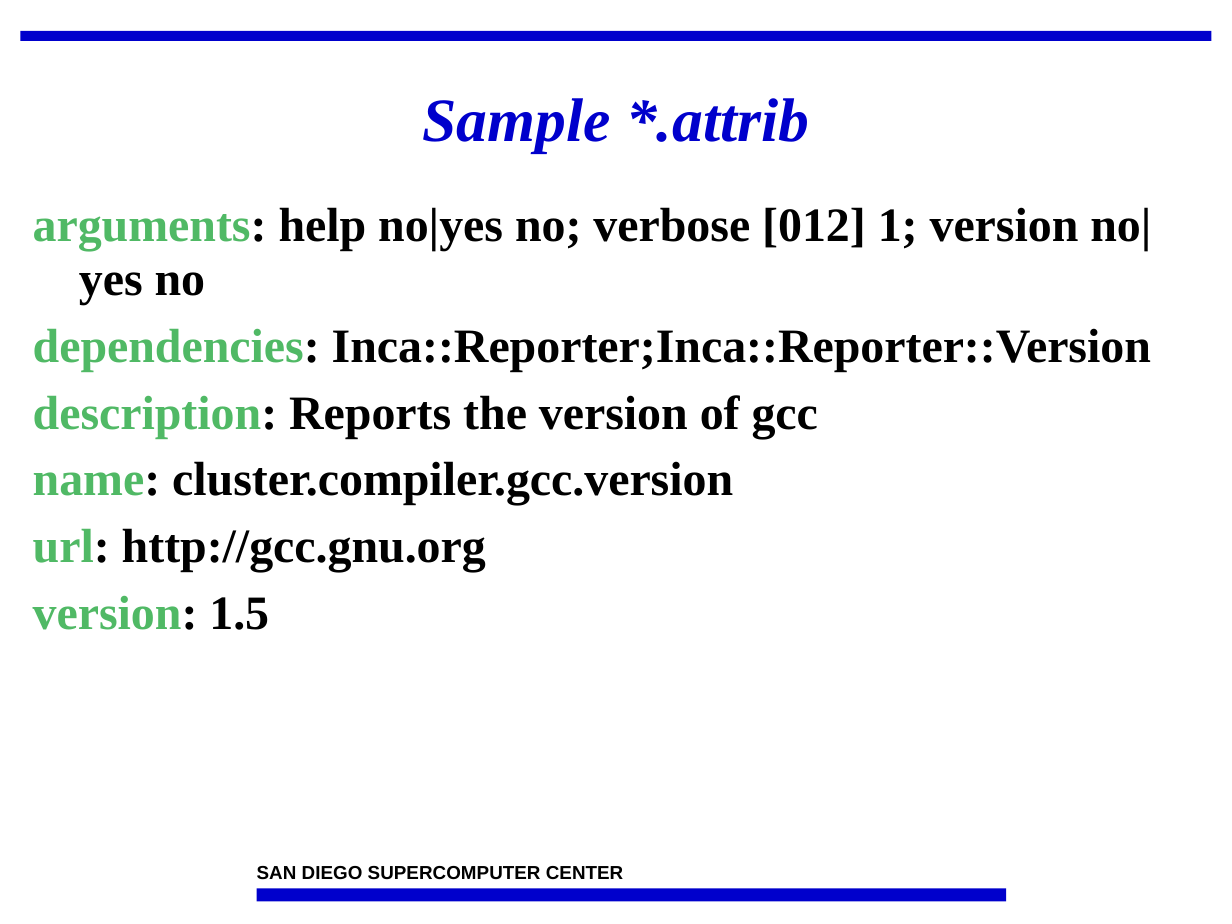
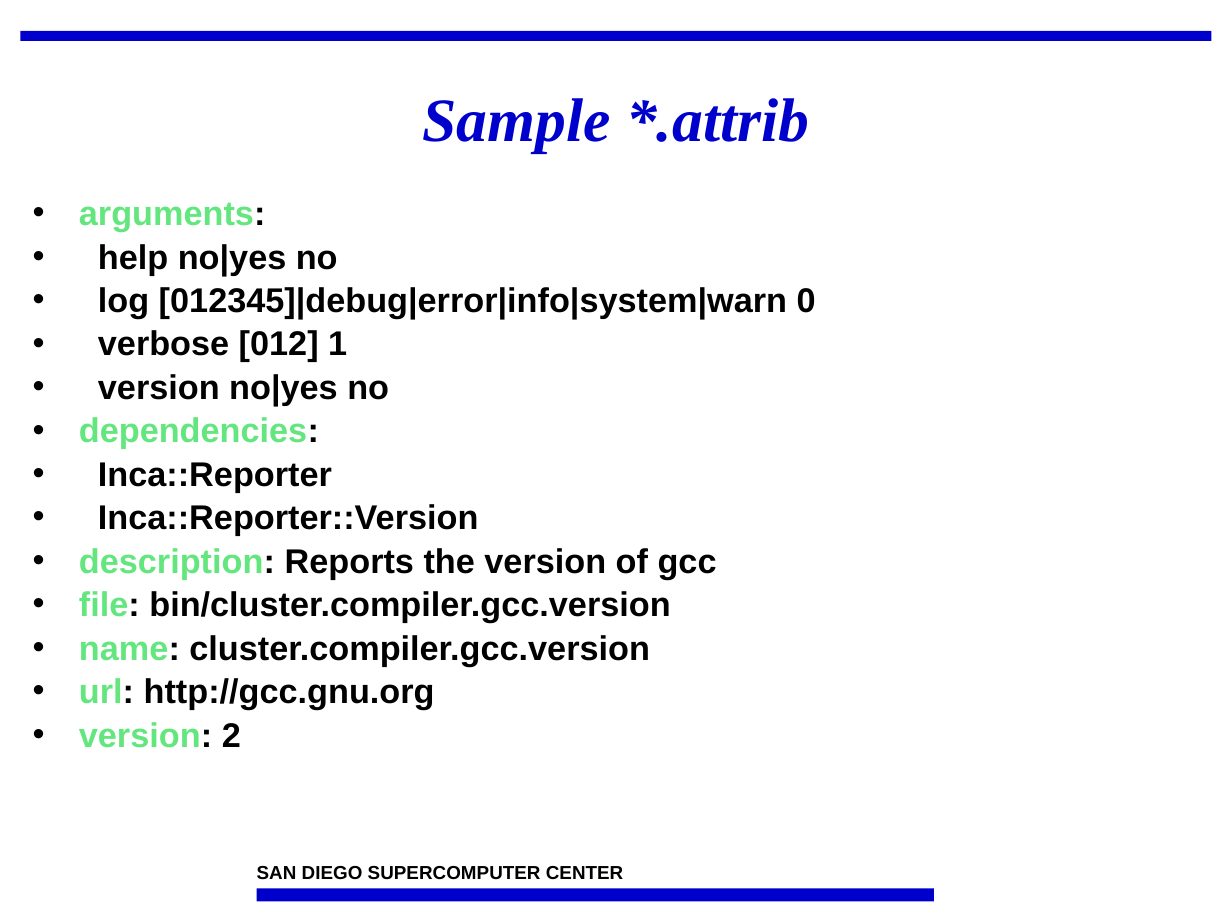
Before and after one commit to IncaProject/inca-xsede, a slide deck: slide 29 of talks/2008workshop/incaReporters.ppt. Drawn at 1232x924 pixels with LibreOffice and Linux fonts; fonts in the diff are those of the drawing; background and template pictures are left out. Boxes give left, top, right and bottom in pixels: in the first picture for what was removed or moved away, otherwise in the second. Text is boxed around its words. In the diff, an @@ line names an element or a change of style, - is before the commit and + after.

Commit message:
Update.

```diff
--- a/talks/2008workshop/incaReporters.ppt
+++ b/talks/2008workshop/incaReporters.ppt
@@ text at <box>79,202,816,536</box>: text changed; size 28 to 20 pt; font Times New Roman to Arial @@
-arguments: help no|yes no; verbose [012] 1; version no|yes no
-dependencies: Inca::Reporter;Inca::Reporter::Version
+• arguments:
+• help no|yes no
+• log [012345]|debug|error|info|system|warn 0
+• verbose [012] 1
+• version no|yes no
+• dependencies:
+• Inca::Reporter
+• Inca::Reporter::Version
@@ text at <box>79,548,717,710</box>: size 28 to 20 pt, font Times New Roman to Arial in "description: Reports the version of gcc", "name: cluster.compiler.gcc.version", "url: http://gcc.gnu.org"; text colour #50B965 to #63E67E in "description:", "name:", "url:"; bullet none to •; line spacing 0.95 to 0.85; less space between paragraphs @@
@@ text at <box>79,591,670,623</box>: paragraph added @@
+• file: bin/cluster.compiler.gcc.version
@@ text at <box>79,722,241,748</box>: text changed; size 28 to 20 pt; font Times New Roman to Arial; text colour #50B965 to #63E67E @@
-version: 1.5
+• version: 2
@@ rectangle: place and size @@
-rectangle at <box>256,888,1005,902</box>
+rectangle at <box>256,888,934,902</box>
```
Also in this commit, not shown: 28 other slides changed.
